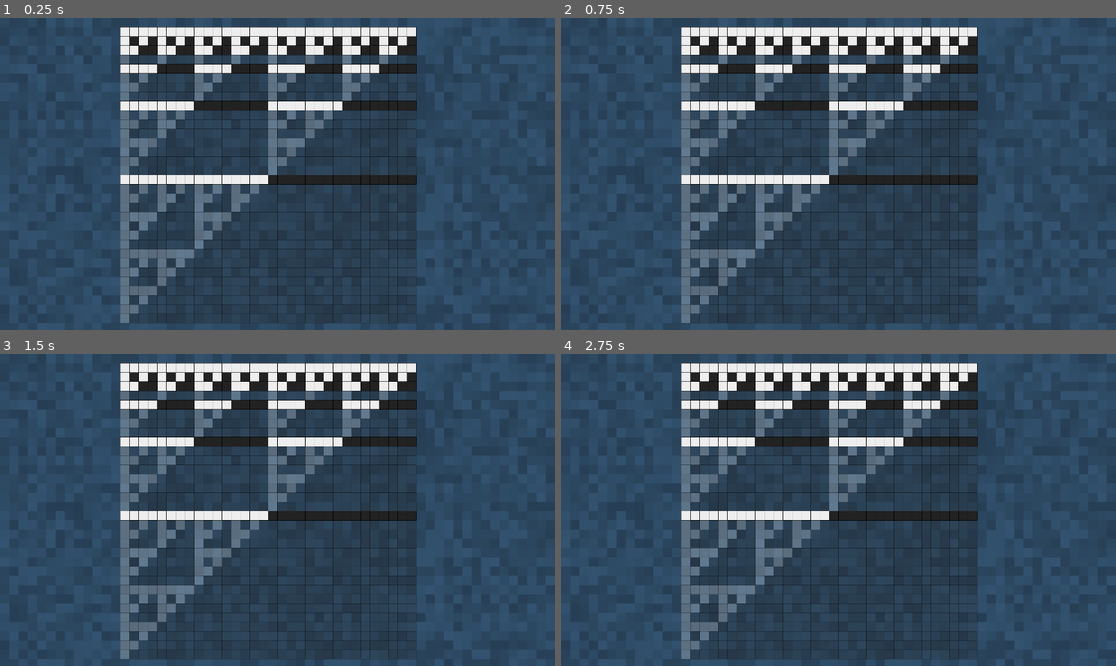
Above: before the commit, frames 1-4 (two rows, left to right).
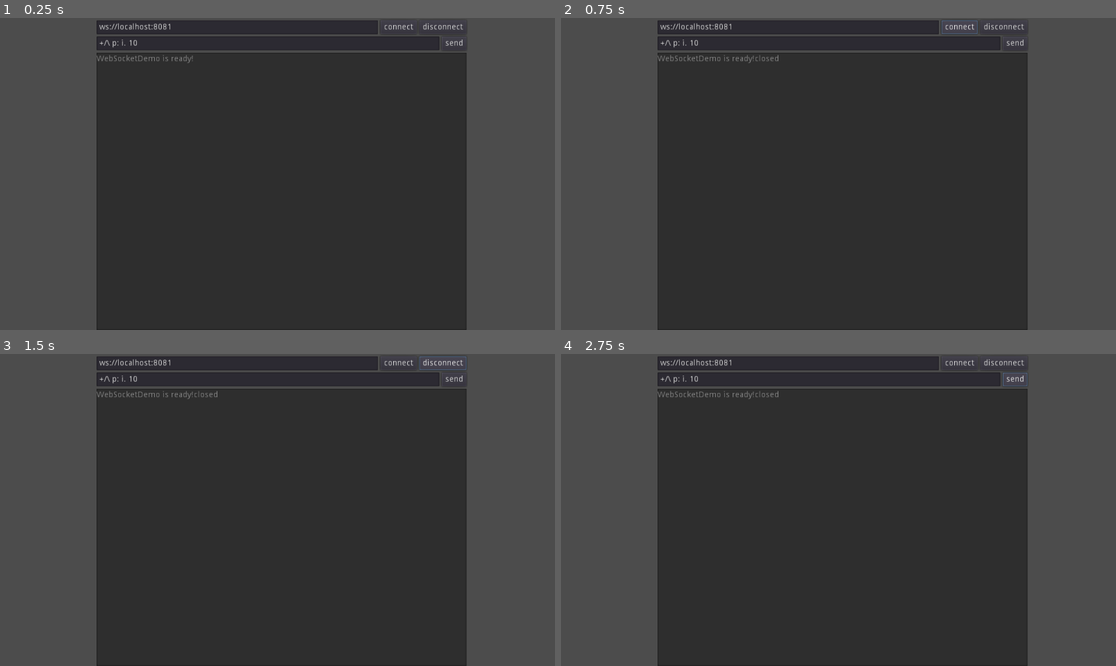
Above: after the commit, the same moments.

Repository: tangentstorm/fnarbmlyx
Game: Godot game, scene res://WebsocketDemo.tscn
Same seed, same stepped clock (60 frames per second), same inputs: the game is played once before the commit and once after it. Before the commit the project starts from res://BinarySpace.tscn.
Inputs (mouse positions are in pixels of both pictures, inside the frame that each line leads up to):
- Up to frame 1 (0.25 s): no input
- Up to frame 2 (0.75 s): click (960, 27) at 0.5 s, where only the run after the commit has a clickable "connect"
- Up to frame 3 (1.5 s): click (444, 363) at 1.25 s, where only the run after the commit has a clickable "disconnect"
- Up to frame 4 (2.75 s): click (1016, 378) at 2 s, where only the run after the commit has a clickable "send"

The runs differ from the first frame. In frame 1, 94% of the frame differs, in the area x 0-100%, y 0-100%; in frame 2, 94%; in frame 3, 94%; in frame 4, 94%.

Commit message:
working websocket demo (talking to j)

Diff:
--- /dev/null
+++ b/WebsocketDemo.gd
@@ -0,0 +1,61 @@
+class_name WebSocketDemo
+tool extends VBoxContainer
+
+var ws : WebSocketClient = WebSocketClient.new()
+
+export var url : String = "ws://localhost:8081" setget _set_url
+export var msg : String = "+/\\ p: i. 10" setget _set_msg
+
+func _set_msg(v:String):
+	$sentence/editSentence.text = v
+
+func _set_url(v:String):
+	if v.begins_with("ws://"):
+		url = v
+		if is_inside_tree(): $server/editServer.text = v
+	else:
+		var error = "websocket url should start with ws://"
+		if is_inside_tree(): echo(error)
+		else: assert(false, error)
+
+func _ready():
+	$output.text = "WebSocketDemo is ready!"
+	ws.connect("connection_established", self, "_on_ws_connect")
+	ws.connect("connection_error", self, "_on_ws_closed")
+	ws.connect("connection_closed", self, "_on_ws_closed")
+	ws.connect("data_received", self, "_on_ws_data")
+
+func _process(_dt):
+	ws.poll()
+
+func echo(s:String):
+	$output.text += s + "\n"
+
+# -- websocket events ----------------------
+
+func _on_ws_connect():
+	echo("connected")
+
+func _on_ws_closed():
+	echo("closed")
+
+func _on_ws_data():
+	echo(ws.get_peer(1).get_packet().get_string_from_utf8())
+
+
+# -- ui events -----------------------------
+
+func _on_btnConnect_pressed():
+	ws.connect_to_url(url)
+
+func _on_btnDisconnect_pressed():
+	ws.disconnect_from_host()
+
+func _on_btnSend_pressed():
+	ws.get_peer(1).put_packet(msg.to_utf8())
+
+func _on_editServer_text_changed(v):
+	self.url = v
+
+func _on_editSentence_text_changed(v):
+	msg = v
--- /dev/null
+++ b/WebsocketDemo.tscn
@@ -0,0 +1,90 @@
+[gd_scene load_steps=2 format=2]
+
+[ext_resource path="res://WebsocketDemo.gd" type="Script" id=1]
+
+[node name="WebSocketDemo" type="VBoxContainer"]
+anchor_right = 1.0
+anchor_bottom = 1.0
+margin_left = 334.412
+margin_top = 7.79266
+margin_right = -945.588
+margin_bottom = -536.207
+rect_scale = Vector2( 2, 2 )
+script = ExtResource( 1 )
+__meta__ = {
+"_edit_use_anchors_": false
+}
+
+[node name="server" type="HBoxContainer" parent="."]
+margin_right = 640.0
+margin_bottom = 24.0
+
+[node name="editServer" type="LineEdit" parent="server"]
+margin_right = 487.0
+margin_bottom = 24.0
+rect_min_size = Vector2( 100, 24 )
+size_flags_horizontal = 3
+text = "ws://localhost:8081"
+
+[node name="btnConnect" type="Button" parent="server"]
+margin_left = 491.0
+margin_right = 554.0
+margin_bottom = 24.0
+text = "connect"
+
+[node name="btnDisconnect" type="Button" parent="server"]
+margin_left = 558.0
+margin_right = 640.0
+margin_bottom = 24.0
+text = "disconnect"
+
+[node name="sentence" type="HBoxContainer" parent="."]
+margin_top = 28.0
+margin_right = 640.0
+margin_bottom = 52.0
+
+[node name="editSentence" type="LineEdit" parent="sentence"]
+margin_right = 593.0
+margin_bottom = 24.0
+rect_min_size = Vector2( 100, 24 )
+size_flags_horizontal = 3
+text = "+/\\ p: i. 10"
+
+[node name="btnSend" type="Button" parent="sentence"]
+margin_left = 597.0
+margin_right = 640.0
+margin_bottom = 24.0
+text = "send"
+
+[node name="output" type="TextEdit" parent="."]
+margin_top = 56.0
+margin_right = 640.0
+margin_bottom = 536.0
+rect_min_size = Vector2( 640, 480 )
+text = "WebSocket Demo
+websocket url should start with ws://
+websocket url should start with ws://
+websocket url should start with ws://
+websocket url should start with ws://
+websocket url should start with ws://
+websocket url should start with ws://
+websocket url should start with ws://
+websocket url should start with ws://
+websocket url should start with ws://
+websocket url should start with ws://
+websocket url should start with ws://
+websocket url should start with ws://
+websocket url should start with ws://
+websocket url should start with ws://
+websocket url should start with ws://
+websocket url should start with ws://
+websocket url should start with ws://
+websocket url should start with ws://
+"
+readonly = true
+
+[connection signal="text_changed" from="server/editServer" to="." method="_on_editServer_text_changed"]
+[connection signal="pressed" from="server/btnConnect" to="." method="_on_btnConnect_pressed"]
+[connection signal="pressed" from="server/btnDisconnect" to="." method="_on_btnDisconnect_pressed"]
+[connection signal="text_changed" from="sentence/editSentence" to="." method="_on_editSentence_text_changed"]
+[connection signal="pressed" from="sentence/btnSend" to="." method="_on_btnSend_pressed"]
--- a/project.godot
+++ b/project.godot
@@ -23,17 +23,23 @@
 "class": "TruthTable",
 "language": "GDScript",
 "path": "res://TruthTable.gd"
+}, {
+"base": "VBoxContainer",
+"class": "WebSocketDemo",
+"language": "GDScript",
+"path": "res://WebsocketDemo.gd"
 } ]
 _global_script_class_icons={
 "Circle": "",
 "NodeArray": "",
-"TruthTable": ""
+"TruthTable": "",
+"WebSocketDemo": ""
 }
 
 [application]
 
 config/name="fnarbmlyx"
-run/main_scene="res://BinarySpace.tscn"
+run/main_scene="res://WebsocketDemo.tscn"
 config/icon="res://icon.png"
 
 [audio]
